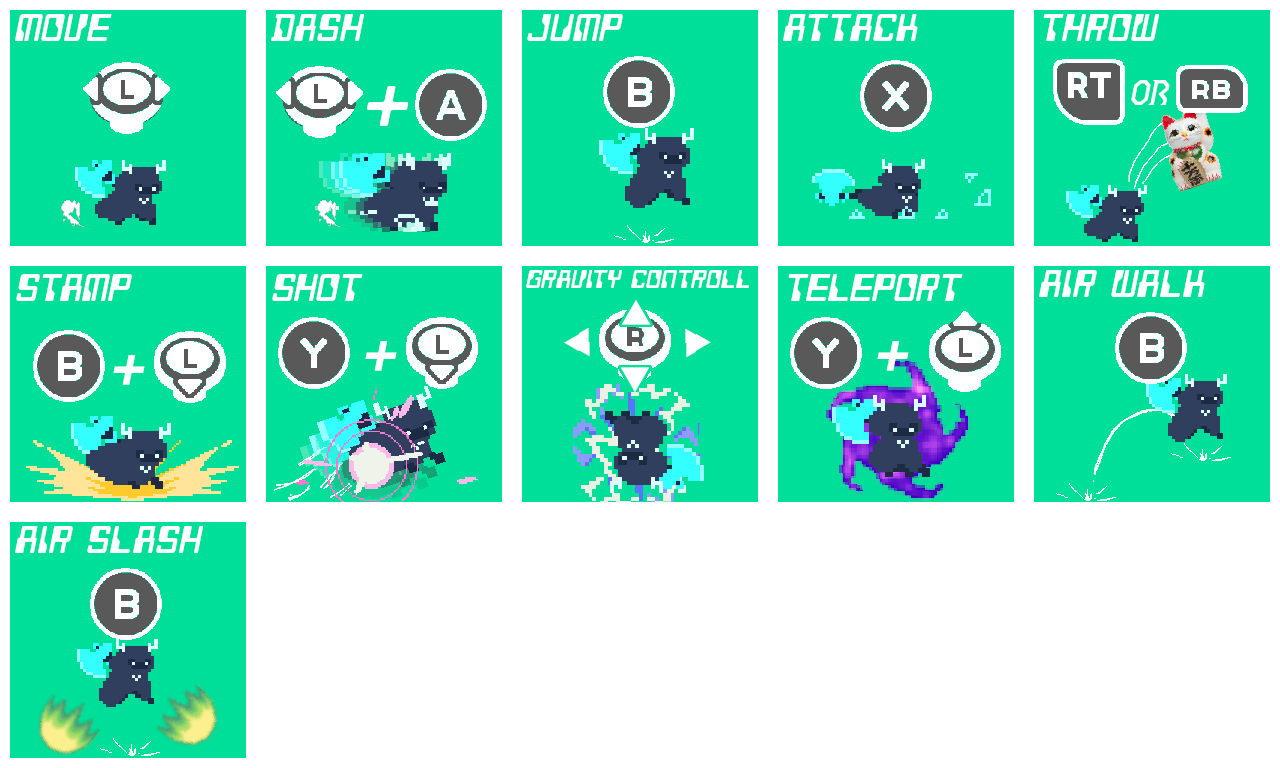
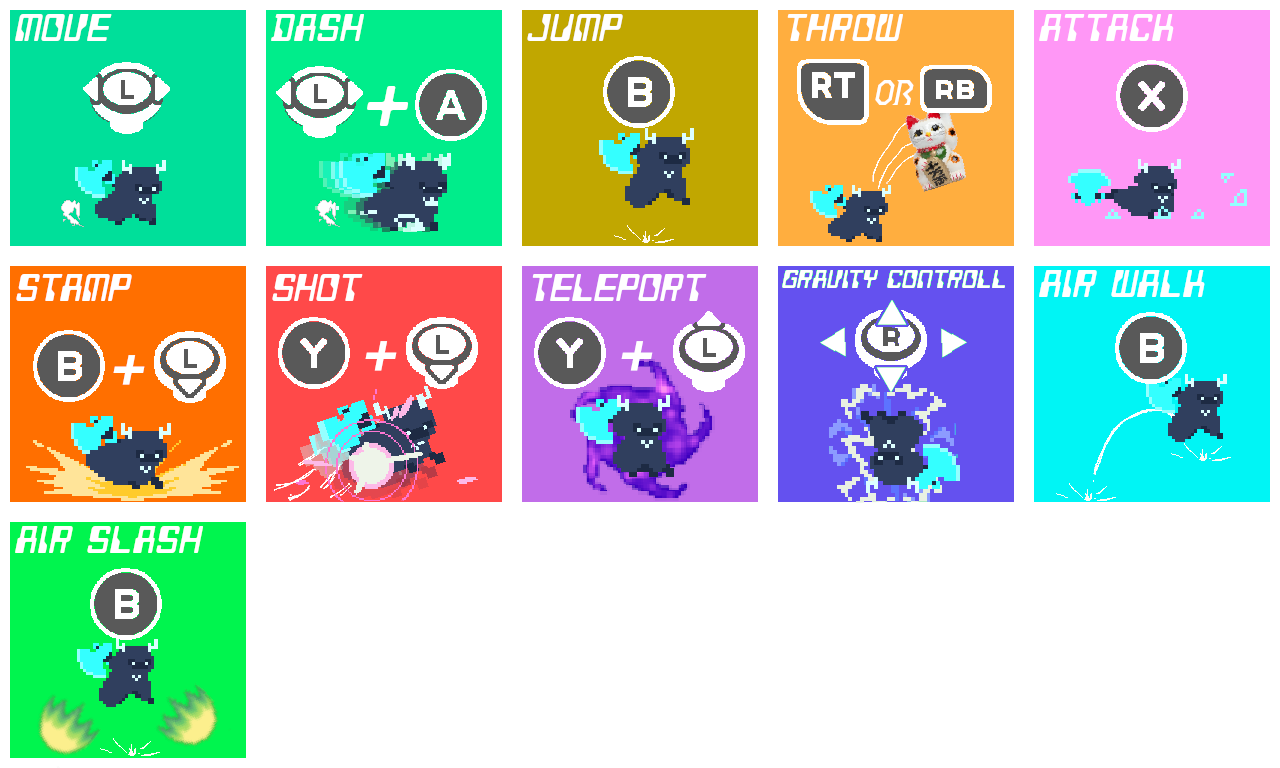
Two versions of the same layered image (1280x768). Layer-by-layer changes:
painted on "ExplantDash.png" over box(266, 10, 502, 246)
painted on "ExplantJump.png" over box(522, 10, 758, 246)
moved "ExplantThrow.png" above "ExplantAttack.png", painted on it over box(778, 10, 1270, 246)
painted on "ExplantAttack.png" over box(778, 10, 1270, 246)
painted on "ExplantStamp.png" over box(10, 266, 246, 502)
painted on "ExplantShot.png" over box(266, 266, 502, 502)
moved "ExplantTelrport.png" above "ExplantGravityControll.png", painted on it over box(522, 266, 1014, 503)
painted on "ExplantGravityControll.png" over box(522, 266, 1014, 503)
painted on "ExplantAirwalk.png" over box(1034, 266, 1270, 502)
painted on "ExplantAirslash.png" over box(10, 522, 246, 758)